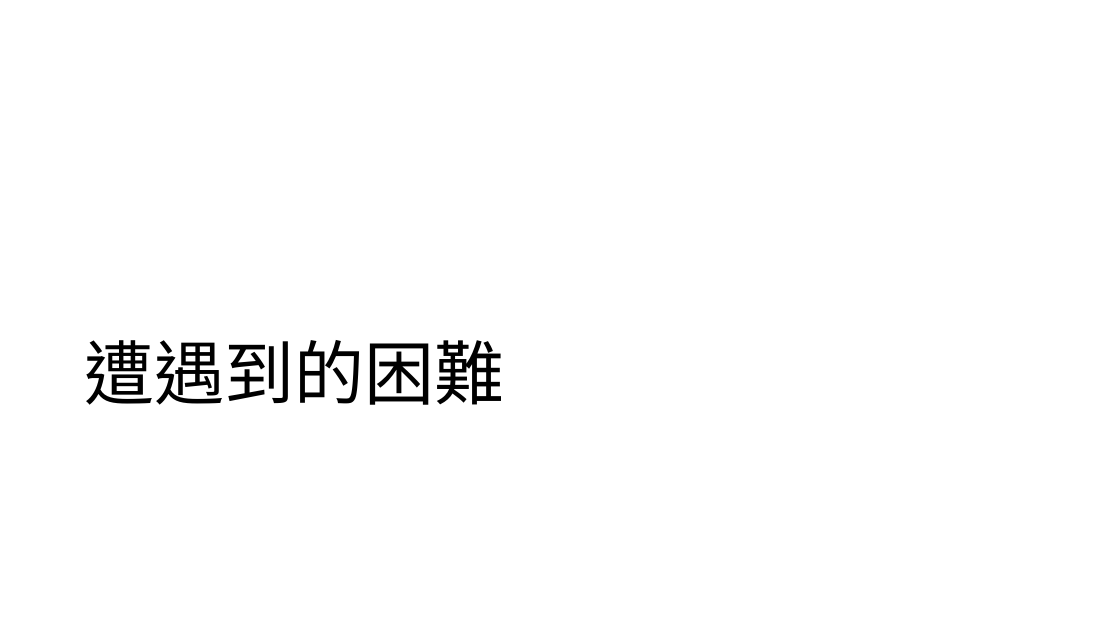
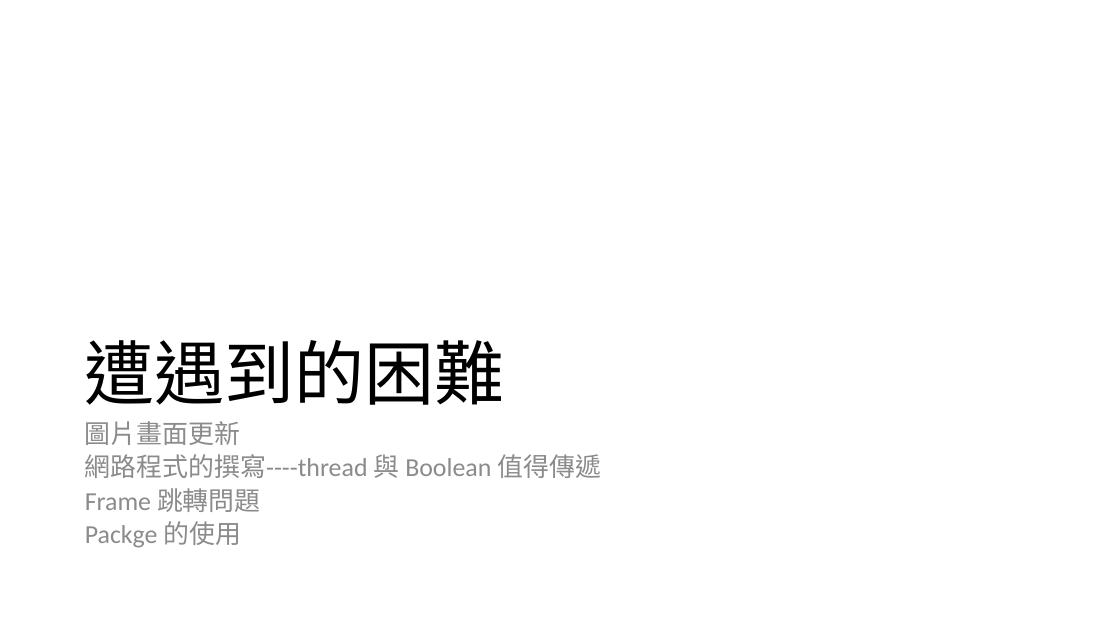
Before and after one commit to huyuhua33/draw10AtStart, a slide deck: slide 9 of reff/PPT.pptx. Drawn at 1120x630 pixels with LibreOffice and Linux fonts; fonts in the diff are those of the drawing. Boxes give left, top, right and bottom in pixels: in the first picture for what was removed or moved away, otherwise in the second. Text is boxed around its words. In the diff, an @@ line names an element or a change of style, - is before the commit and + after.

```diff
--- a/reff/PPT.pptx
+++ b/reff/PPT.pptx
@@ text added at box(85, 421, 601, 548), 22.2 pt, text #8C8C8C @@
+圖片畫面更新
+網路程式的撰寫----thread 與 Boolean 值得傳遞
+Frame 跳轉問題
+Packge 的使用
```
Also in this commit, not shown: 1 slide added, 1 slide removed, 14 other files.
